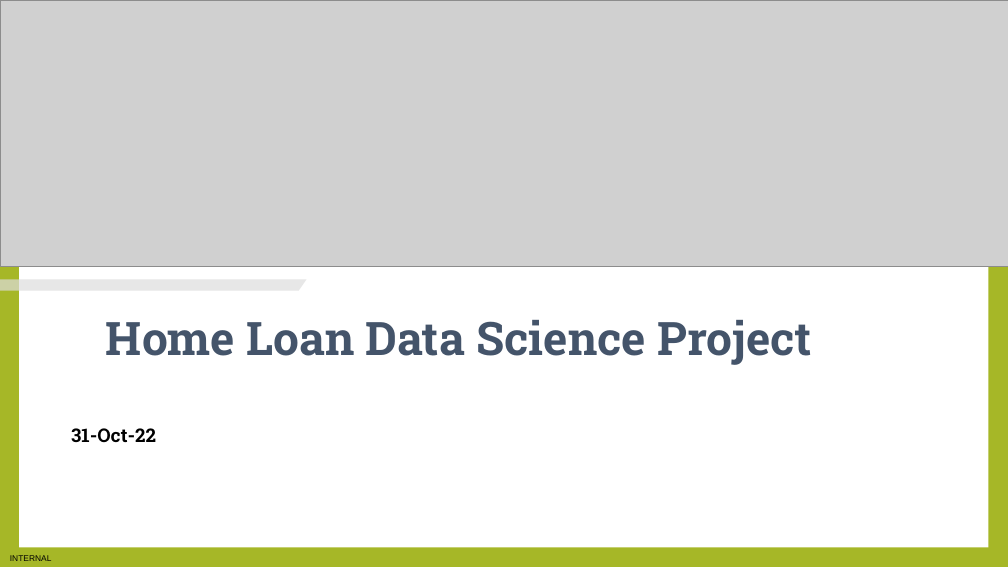
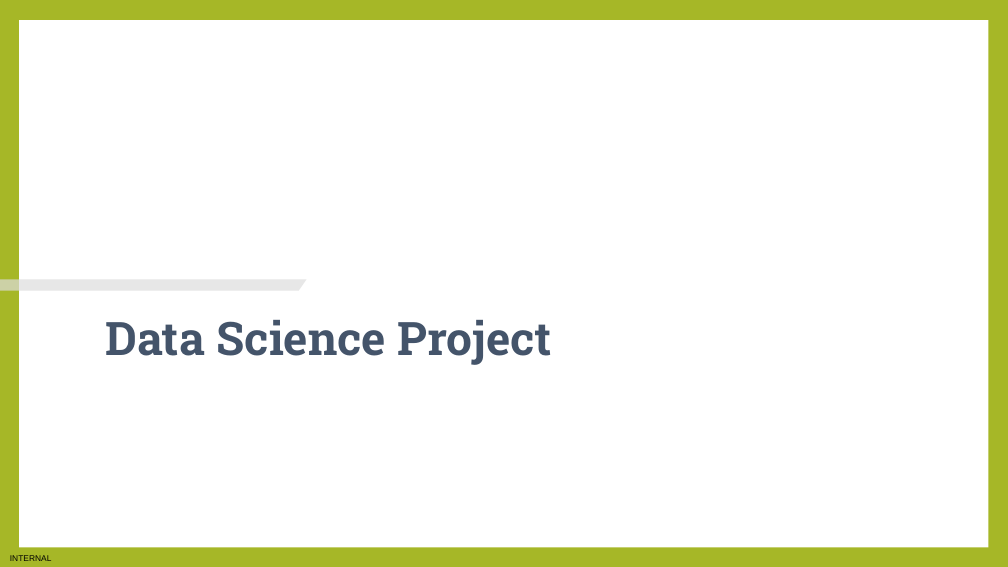
Before and after one commit to jmodzuka/Data-Science-Virtual-Internship, a slide deck: slide 1 of Task 3 - Preparing To Present/Task 3 - Preparing To Present.pptx. Drawn at 1008x567 pixels with LibreOffice and Linux fonts; fonts in the diff are those of the drawing; grey boxes stand for pictures. Boxes give left, top, right and bottom in pixels: in the first picture for what was removed or moved away, otherwise in the second. Text is boxed around its words. In the diff, an @@ line names an element or a change of style, - is before the commit and + after.

Commit message:
Initial commit with current project files

```diff
--- a/Task 3 - Preparing To Present/Task 3 - Preparing To Present.pptx
+++ b/Task 3 - Preparing To Present/Task 3 - Preparing To Present.pptx
@@ picture removed at (0, 0, 1008, 266) @@
@@ title removed at (71, 177, 252, 266) @@
-PRESENTATION
-TITLE
@@ text at (106, 320, 553, 365): text changed @@
-Home Loan Data Science Project
+Data Science Project
@@ text removed at (71, 428, 156, 442) @@
-31-Oct-22
```
Also in this commit, not shown: 4 other slides changed, 1 slide added, 3 slides removed, 1 other file.
